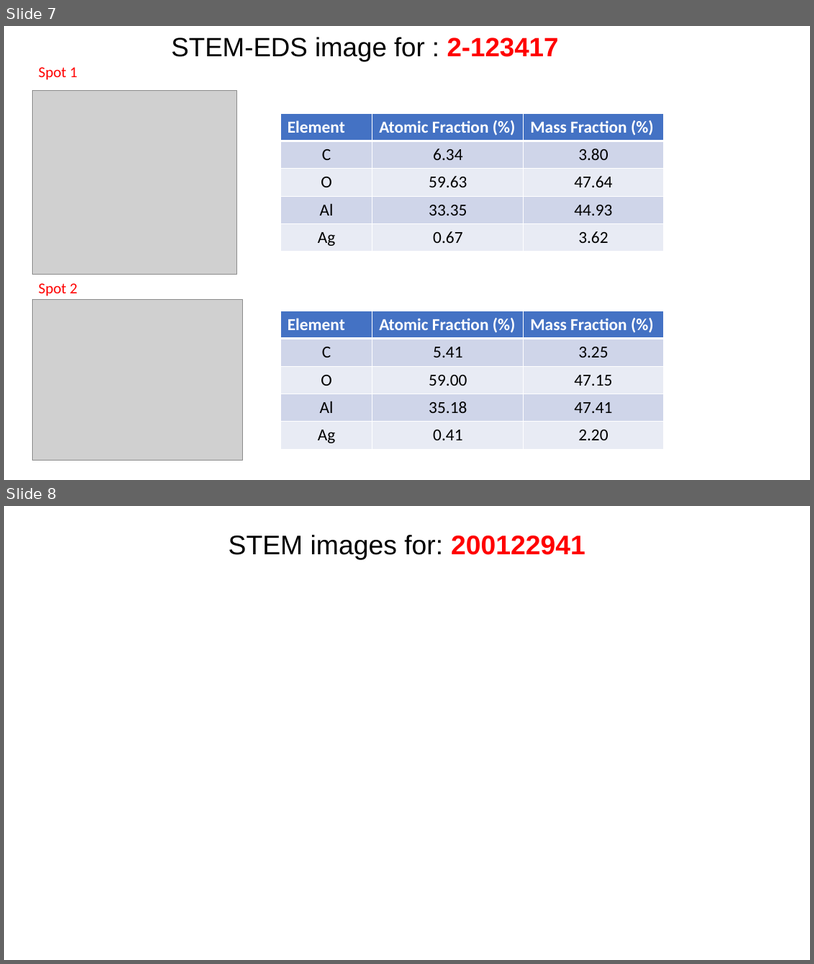
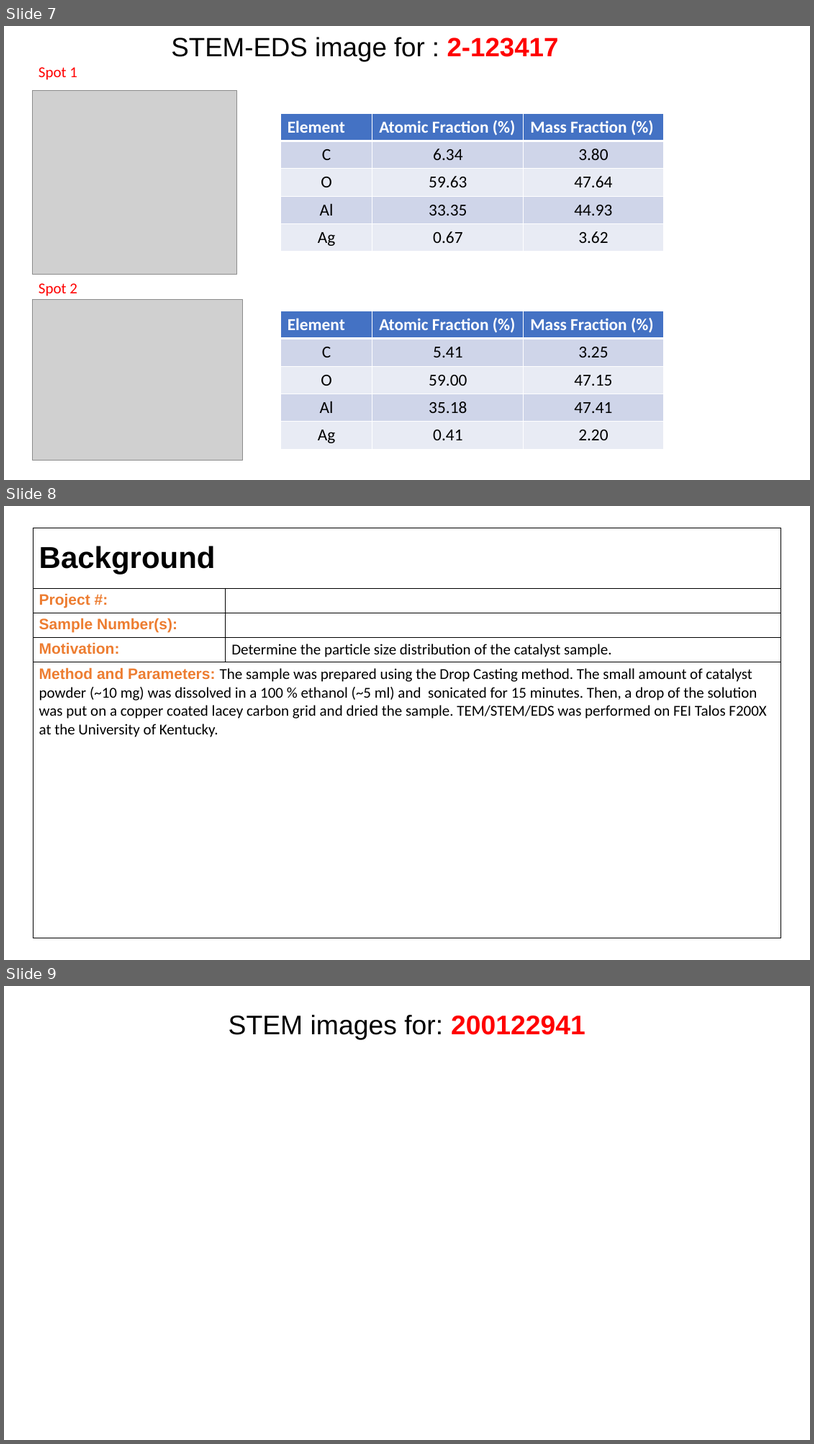
Before and after one commit to cvrl10/mini_project, a slide deck: 100040000/_100040000.pptx. Shown one above the other, each under a label of ours: slides 7 and 8 before the commit, slides 7, 8 and 9 after it. The pictures are 814x964 and 814x1444 pixels, drawn with LibreOffice and Linux fonts; fonts in the diff are those of the drawing; grey boxes stand for pictures. Boxes give left, top, right and bottom in pixels: in the first picture for what was removed or moved away, otherwise in the second. Text is boxed around its words. In the diff, an @@ line names an element or a change of style, - is before the commit and + after.

```diff
--- a/100040000/_100040000.pptx
+++ b/100040000/_100040000.pptx
@@ slide 8 added at [4,506,810,960], background #FFFFFF @@
@@ table added at [33,528,782,936], 5 rows, 2 columns @@
+Background | 
+Project #: | 
+Sample Number(s): | 
+Motivation: | Determine the particle size distribution of the catalyst sample.
+Method and Parameters: The sample was prepared using the Drop Casting method. The small amount of catalyst powder (~10 mg) was dissolved in a 100 % ethanol (~5 ml) and sonicated for 15 minutes. Then, a drop of the solution was put on a copper coated lacey carbon grid and dried the sample. TEM/STEM/EDS was performed on FEI Talos F200X at the University of Kentucky. | 
@@ what was slide 8 is now slide 9 @@
```
Also in this commit, not shown: 1 slide changed, 4 other files.
